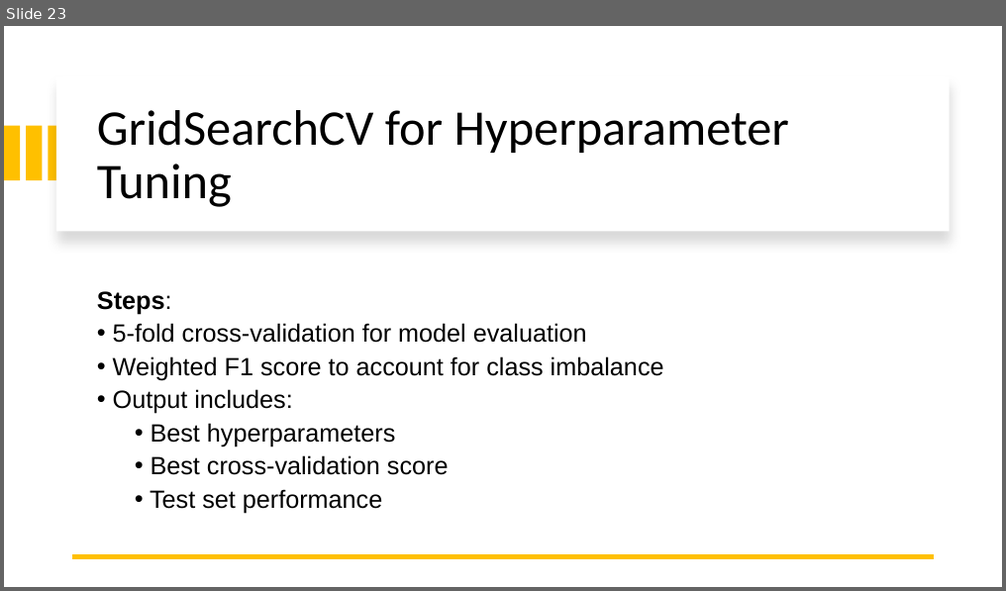
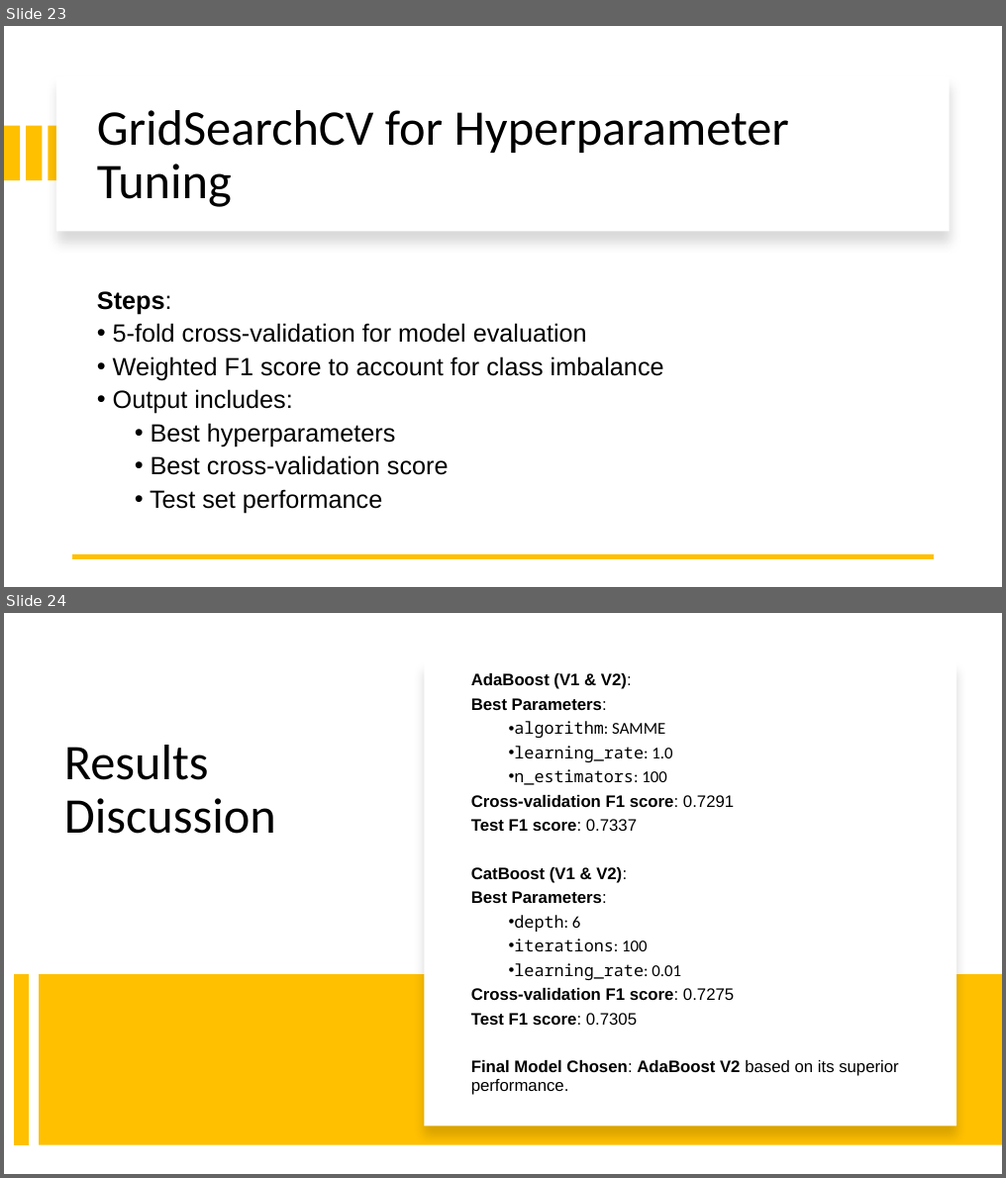
Before and after one commit to ileontios03/EPL448_Project, a slide deck: presentation.pptx. Shown one above the other, each under a label of ours: slide 23 before the commit, slides 23 and 24 after it. The pictures are 1006x591 and 1006x1178 pixels, drawn with LibreOffice and Linux fonts; fonts in the diff are those of the drawing. Boxes give left, top, right and bottom in pixels: in the first picture for what was removed or moved away, otherwise in the second. Text is boxed around its words. In the diff, an @@ line names an element or a change of style, - is before the commit and + after.

```diff
--- a/presentation.pptx
+++ b/presentation.pptx
@@ slide 24 added at (4,613,1002,1174), background #FFFFFF @@
@@ rectangle added at (424,661,956,1126), fill #FFFFFF @@
@@ text added at (471,673,899,1095), 16 pt, text #000000, bold @@
+AdaBoost (V1 & V2):
+Best Parameters:
+  • algorithm: SAMME
+  • learning_rate: 1.0
+  • n_estimators: 100
+Cross-validation F1 score: 0.7291
+Test F1 score: 0.7337
+CatBoost (V1 & V2):
+Best Parameters:
+  • depth: 6
+  • iterations: 100
+  • learning_rate: 0.01
+Cross-validation F1 score: 0.7275
+Test F1 score: 0.7305
+Final Model Chosen: AdaBoost V2 based on its superior performance.
@@ title added at (64,745,276,834), 48 pt, text #000000 @@
+Results Discussion
@@ line added from (21, 974) to (21, 1146), #FFC000 14 pt @@
@@ rectangle added at (39,974,1002,1146), fill #FFC000 @@
```
Also in this commit, not shown: 1 other slide added.
